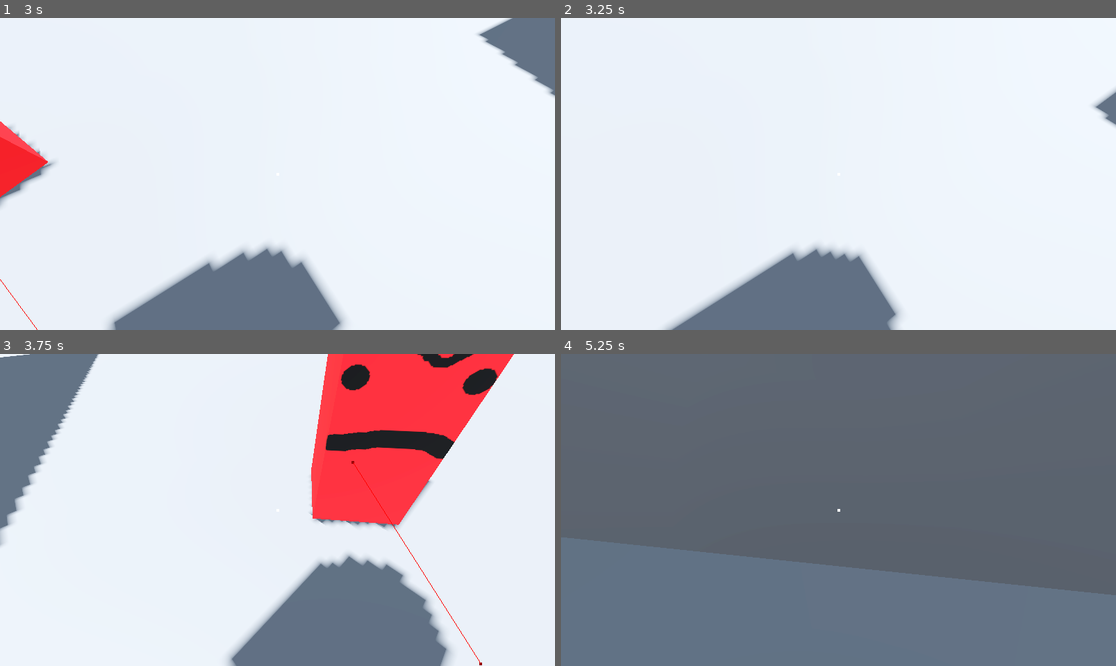
Above: before the commit, frames 1-4 (two rows, left to right).
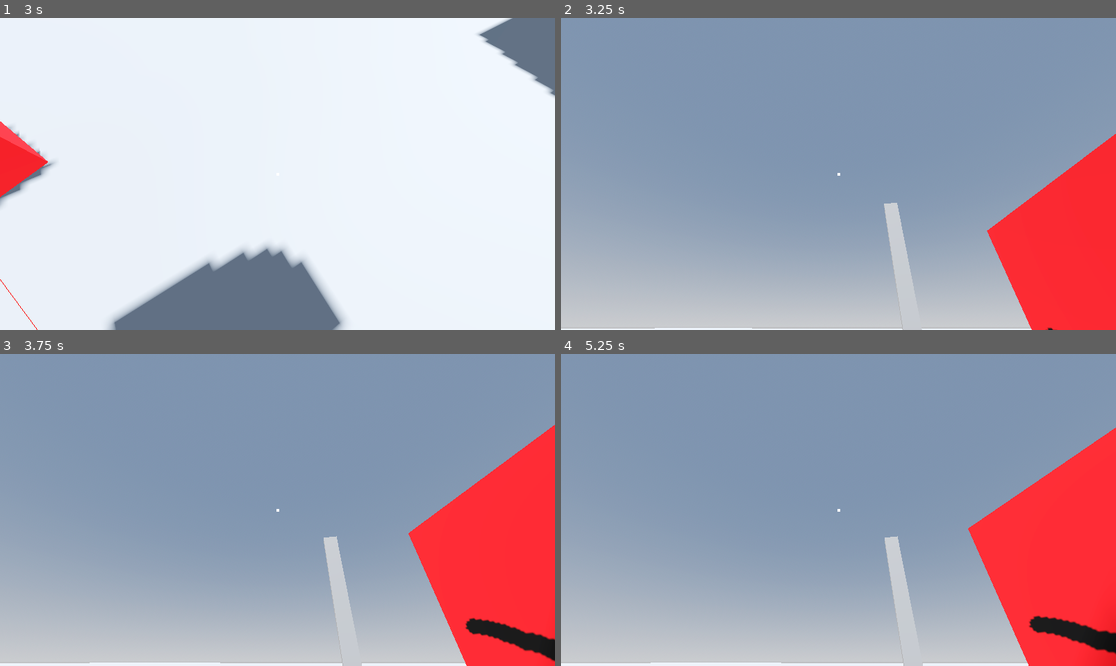
Above: after the commit, the same moments.

Repository: Rubix334/Extrica
Game: Godot game, scene res://level.tscn
Two runs of this game, one before a commit and one after it. Both use one fixed random seed, a clock stepped at 60 frames per second and the inputs below.
Inputs (mouse positions are in pixels of both pictures, inside the frame that each line leads up to):
- Up to frame 1 (3 s): move the mouse to (399, 158) at 0.52 s; hold D (right) 0.53-1.28 s; tap Ctrl (crouch) at 0.6, 2.85 s; move the mouse to (166, 189) at 1.27 s; hold S (back) 1.28-2.03 s; tap Q (hack) at 1.35 s; move the mouse to (333, 105) at 2.02 s; hold D (right) 2.03-2.78 s; hold Shift (sprint) 2.03-2.78 s; move the mouse to (249, 236) at 2.77 s; hold W (forward) from 2.78 s (still down)
- Up to frame 2 (3.25 s): keep holding W (forward)
- Up to frame 3 (3.75 s): move the mouse to (444, 556) at 3.52 s; release W (forward) at 3.53 s; hold A (left) from 3.53 s (still down); hold Q (hack) from 3.53 s (still down)
- Up to frame 4 (5.25 s): move the mouse to (672, 463) at 4.27 s; release Q (hack) at 4.28 s; tap Shift (sprint) at 4.35 s; move the mouse to (866, 510) at 5.02 s; release A (left) at 5.03 s; hold S (back) from 5.03 s (still down); tap Ctrl (crouch) at 5.1 s

Frame 1 is identical in both runs. In frame 2, 99% of the frame differs, in the area x 0-100%, y 0-100%; in frame 3, 99%; in frame 4, 100%.

Commit message:
caught function

Diff:
--- /dev/null
+++ b/Extrica/Enemy_manager.gd
@@ -0,0 +1,11 @@
+extends Node3D
+
+
+# Called when the node enters the scene tree for the first time.
+func _ready() -> void:
+	pass # Replace with function body.
+
+
+# Called every frame. 'delta' is the elapsed time since the previous frame.
+func _process(delta: float) -> void:
+	pass
--- a/Extrica/enemy.gd
+++ b/Extrica/enemy.gd
@@ -124,7 +124,10 @@
 	#await anim.animation_finished
 	# TODO: handle player capture
 	print("attacking")
-	Global.emit_signal("playerCaught")
+	if target is Player:
+		target.caught(self)
+	else:
+		print('Caught ' + target.name)
 	_enter_state(State.CHASE)
 
 func _state_return(delta: float) -> void:
--- a/Extrica/global.gd
+++ b/Extrica/global.gd
@@ -3,7 +3,7 @@
 var spotted := 0
 
 signal playerCaught
-var catcher : Enemy
+var enemy_array : Array = []
 
 func load_file_to_array(path: String) -> Array:
 	var content_array = []
@@ -37,6 +37,3 @@
 			file_name = dir.get_next()
 
 	return streams
-
-func get_catcher():
-	return catcher
--- a/Extrica/level.gd
+++ b/Extrica/level.gd
@@ -3,10 +3,10 @@
 @onready var cam: Camera3D = $Camera3D
 
 @onready var player: CharacterBody3D = $Player
-
+@onready var enemies_group: Node = $Enemies
 # Called when the node enters the scene tree for the first time.
 func _ready() -> void:
-	pass # Replace with function body.
+	Global.enemy_array = enemies_group.get_children()
 
 
 # Called every frame. 'delta' is the elapsed time since the previous frame.
--- a/Extrica/level.tscn
+++ b/Extrica/level.tscn
@@ -35,8 +35,6 @@
 
 [node name="Player" parent="." unique_id=277564241 instance=ExtResource("1_u52ul")]
 transform = Transform3D(1, 0, 0, 0, 1, 0, 0, 0, 1, 0, 2.1329927, 0)
-SPEED = 5.0
-camera_sens = 50
 
 [node name="Camera3D" type="Camera3D" parent="." unique_id=565244860]
 transform = Transform3D(0.1716014, 0.30142975, -0.9379195, 0.0028882562, 0.95188355, 0.306446, 0.9851621, -0.05529552, 0.16247396, -19.38591, 11.244355, 0)
@@ -45,11 +43,13 @@
 transform = Transform3D(1, 0, 0, 0, 0.9772718, -0.21199004, 0, 0.21199004, 0.9772718, -8.540968, 8.12883, -17.526684)
 player = NodePath("../Player")
 
-[node name="Enemy" parent="." unique_id=2036158031 node_paths=PackedStringArray("player", "patrol_points") instance=ExtResource("4_0b4ue")]
+[node name="Enemies" type="Node" parent="." unique_id=1110538845]
+
+[node name="Enemy" parent="Enemies" unique_id=2036158031 node_paths=PackedStringArray("player", "patrol_points") groups=["enemy"] instance=ExtResource("4_0b4ue")]
 transform = Transform3D(-0.008668271, -0.0007993776, -0.99996215, 0, 0.9999997, -0.00079940766, 0.99996245, -6.929482e-06, -0.008668268, -13.456046, 1.8417788, 0.044928312)
 collision_mask = 3
-player = NodePath("../Player")
-patrol_points = [NodePath("../PatrolPoints/Point1"), NodePath("../PatrolPoints/Point2")]
+player = NodePath("../../Player")
+patrol_points = [NodePath("../../PatrolPoints/Point1"), NodePath("../../PatrolPoints/Point2")]
 
 [node name="PatrolPoints" type="Node3D" parent="." unique_id=1907447706]
 transform = Transform3D(-0.008668271, -0.0007993776, -0.99996215, 0, 0.9999997, -0.00079940766, 0.99996245, -6.929482e-06, -0.008668268, -13.456046, 1.8417788, 0.044928312)
--- a/Extrica/player.gd
+++ b/Extrica/player.gd
@@ -25,10 +25,12 @@
 
 signal looking_at_cam
 signal not_looking_at_cam
-#func _ready() -> void:
+func _ready() -> void:
 	#Global.connect("playerCaught",caught)
+	pass
 
 func _physics_process(delta: float) -> void:
+
 	#cam switch
 	if _check_for_cam():
 		#print("looking at camera")
@@ -129,3 +131,9 @@
 			animation_player.speed_scale = 1.5
 	else:
 		animation_player.play("crouchbob")
+
+func caught(enemy:Enemy):
+	accepting_input = false
+	var to_enemy = (enemy.global_transform.origin - global_transform.origin).normalized()
+	var new_dir = global_position.slerp(to_enemy, 0.2).normalized()
+	camera.look_at(camera.global_transform.origin + new_dir, Vector3.UP)
--- a/Extrica/project.godot
+++ b/Extrica/project.godot
@@ -24,6 +24,7 @@
 [global_group]
 
 cams=""
+enemy=""
 
 [input]
 
Not shown, added: Extrica/Enemy_manager.gd.uid
Not shown, added: Extrica/player.tscn2839119635.tmp
Not shown, added: Extrica/player.tscn2843983556.tmp
Not shown, added: Extrica/player.tscn3415900119.tmp
